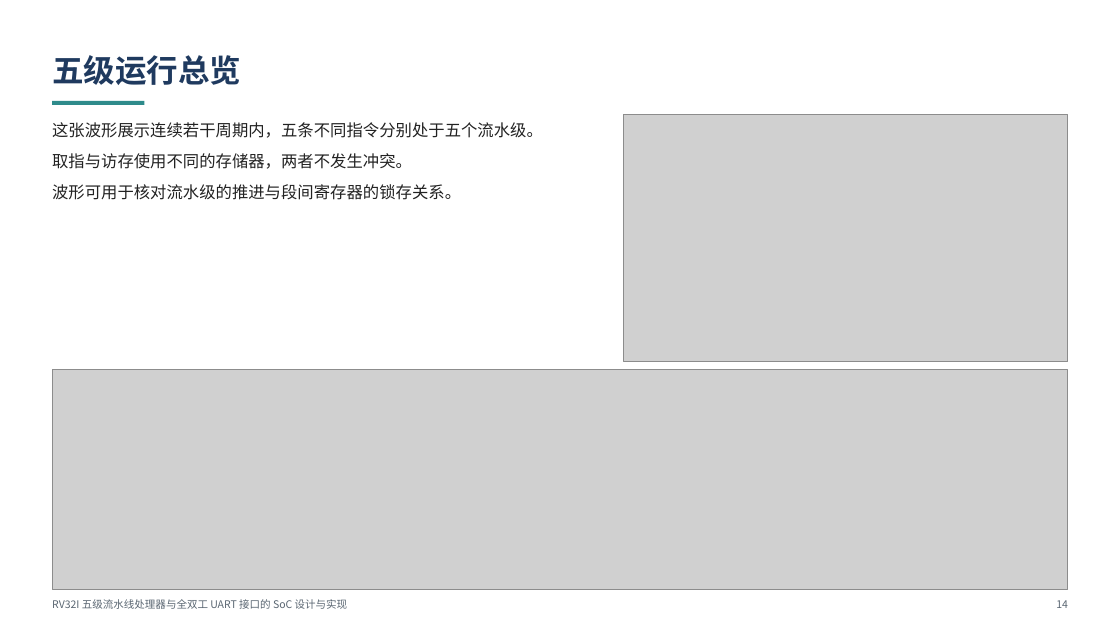
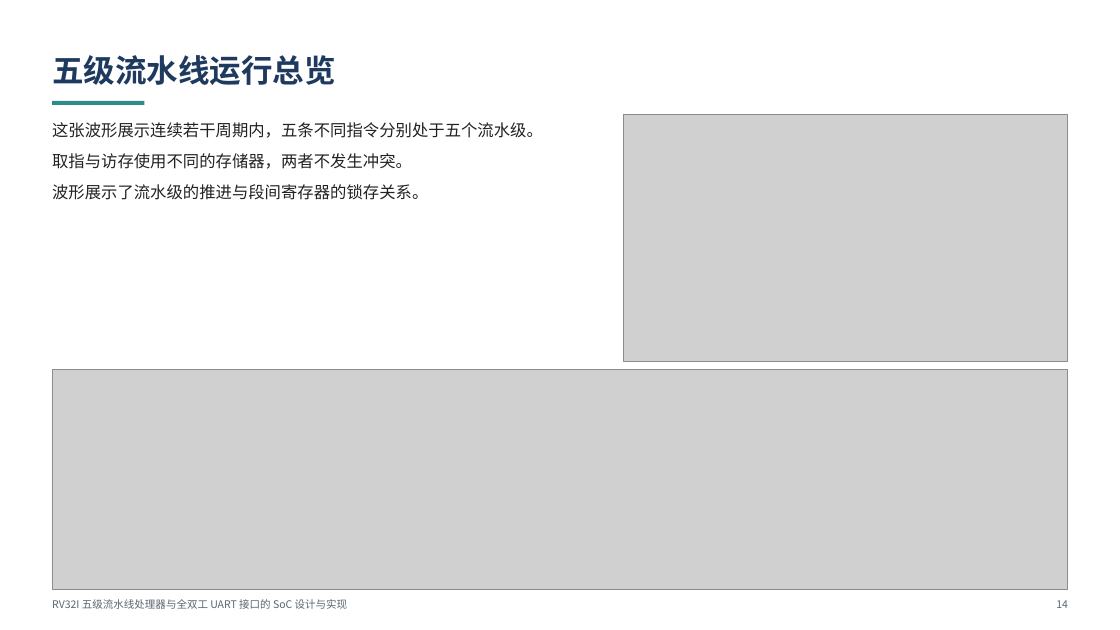
Before and after one commit to StarryReverie/board, a slide deck: slide 14 of ppt/out/课程设计_验收答辩.pptx. Drawn at 1120x630 pixels with LibreOffice and Linux fonts; fonts in the diff are those of the drawing; grey boxes stand for pictures. Boxes give left, top, right and bottom in pixels: in the first picture for what was removed or moved away, otherwise in the second. Text is boxed around its words. In the diff, an @@ line names an element or a change of style, - is before the commit and + after.

Commit message:
docs(ppt): 备注写入讲者分工、尾页改致谢、统一同页多表列宽
- 每页备注末尾加「主讲：X。」；分工页备注汇总讲者分工，outline.md 补讲者分工表
- 尾页去掉设计要点列表，标题改「致谢」，版式改为整页深蓝底 + 居中大字号
- build_ppt.py 新增 shared_table_widths()，同一页多张表共用一套列宽（分工页两表对齐）
- 五级运行总览页标题改为「五级流水线运行总览」，正文「可用于核对」改为「展示了」

```diff
--- a/ppt/out/课程设计_验收答辩.pptx
+++ b/ppt/out/课程设计_验收答辩.pptx
@@ text at (52,55,336,85): text changed @@
-五级运行总览
+五级流水线运行总览
@@ text at (52,184,428,200): text changed @@
-波形可用于核对流水级的推进与段间寄存器的锁存关系。
+波形展示了流水级的推进与段间寄存器的锁存关系。
```
Also in this commit, not shown: 2 other slides changed, 3 other files.
